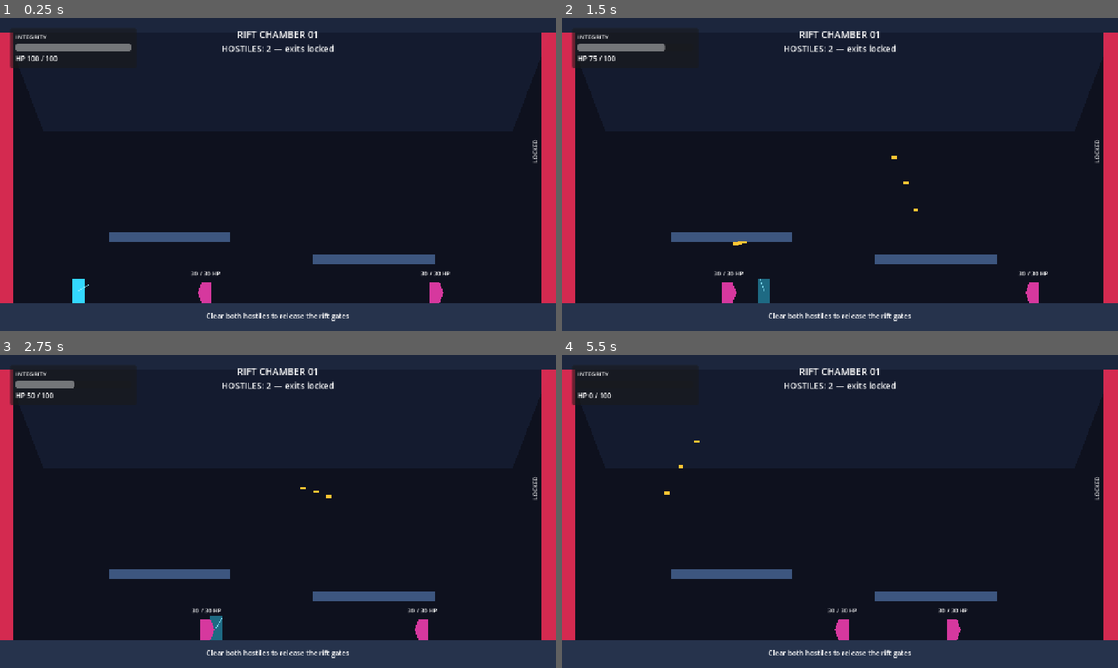
Above: before the commit, frames 1-4 (two rows, left to right).
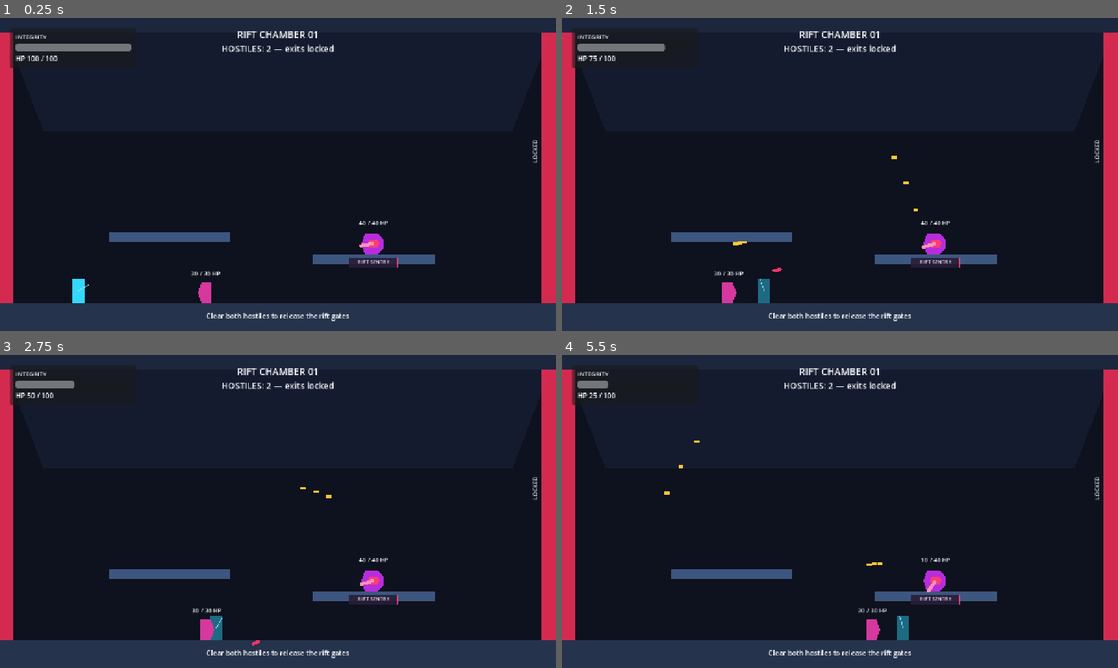
Above: after the commit, the same moments.

Repository: YangYuS8/riftwire
Game: Godot game, scene res://game/dungeon/rooms/rift_chamber_01.tscn
Same seed, same stepped clock (60 frames per second), same inputs: the game is played once before the commit and once after it.
Inputs (mouse positions are in pixels of both pictures, inside the frame that each line leads up to):
- Up to frame 1 (0.25 s): no input
- Up to frame 2 (1.5 s): tap Enter at 0.5 s; move the mouse to (962, 158) at 0.52 s; hold D (move_right) from 0.53 s (still down); click (962, 158) at 0.6 s; tap Space (jump) at 0.77 s; move the mouse to (728, 190) at 1.27 s; click (728, 190) at 1.35 s
- Up to frame 3 (2.75 s): tap Space (jump) at 1.52 s; move the mouse to (333, 442) at 2.02 s; release D (move_right) at 2.03 s; hold A (move_left) from 2.03 s (still down); tap 1 at 2.1 s; click (333, 442) at 2.3 s
- Up to frame 4 (5.5 s): move the mouse to (812, 574) at 2.77 s; release A (move_left) at 2.78 s; hold D (move_right) 2.78-4.28 s; tap 2 at 2.85 s; tap Space (jump) at 3.02, 3.77, 4.52 s; click (812, 574) at 3.05 s; move the mouse to (1006, 558) at 3.52 s; tap 3 at 3.6 s; click (1006, 558) at 3.8 s; move the mouse to (673, 464) at 4.27 s; hold A (move_left) 4.28-5.03 s; tap 4 at 4.35 s; click (673, 464) at 4.55 s; move the mouse to (867, 511) at 5.02 s; hold D (move_right) from 5.03 s (still down); tap 5 at 5.1 s; click (867, 511) at 5.3 s

The runs differ from the first frame. In frame 1, 0.6% of the frame differs, in the area x 62-81%, y 64-92%; in frame 2, 0.7%; in frame 3, 0.7%; in frame 4, 1.4%, in the area x 2-73%, y 8-92%.

Commit message:
feat: add ranged Rift Sentry enemy

Diff:
--- /dev/null
+++ b/game/actors/enemies/rift_sentry/rift_sentry.gd
@@ -0,0 +1,181 @@
+extends StaticBody2D
+class_name RiftSentry
+
+signal destroyed
+signal projectile_fired(projectile: BaseProjectile)
+
+@export_range(1.0, 1000000.0, 1.0, "or_greater") var maximum_health: float = 40.0
+@export_range(1.0, 5000.0, 1.0, "or_greater") var engagement_range: float = 760.0
+@export_range(0.05, 30.0, 0.01, "or_greater") var fire_interval_seconds: float = 1.4
+@export_range(0.0, 30.0, 0.01, "or_greater") var initial_fire_delay_seconds: float = 0.7
+@export_range(0.0, 5000.0, 1.0, "or_greater") var projectile_speed: float = 420.0
+@export_range(0.0, 30.0, 0.01, "or_greater") var projectile_lifetime_seconds: float = 2.5
+@export_range(0.0, 1000000.0, 0.1, "or_greater") var projectile_damage: float = 18.0
+@export var projectile_scene: PackedScene = preload(
+	"res://game/combat/projectiles/enemy_projectile.tscn"
+)
+
+@onready var _health_component: HealthComponent = $HealthComponent
+@onready var _hurtbox: Hurtbox = $Hurtbox
+@onready var _barrel: Node2D = $Barrel
+@onready var _muzzle: Marker2D = $Barrel/Muzzle
+@onready var _health_label: Label = $HealthLabel
+
+var _fire_model: SentryFireModel
+var _target: Node2D
+var _destroyed: bool = false
+
+
+func _ready() -> void:
+	_health_component.configure(maximum_health)
+	_hurtbox.set_health_component(_health_component)
+	_health_component.health_changed.connect(_on_health_changed)
+	_health_component.depleted.connect(_on_depleted)
+	_fire_model = SentryFireModel.new(
+		fire_interval_seconds,
+		initial_fire_delay_seconds
+	)
+	_acquire_player_target()
+	_update_health_label()
+	_update_aim()
+
+
+func _physics_process(delta: float) -> void:
+	simulate_behavior(delta)
+
+
+func simulate_behavior(delta: float) -> void:
+	assert(delta >= 0.0, "Rift sentry simulation delta cannot be negative.")
+	if _destroyed:
+		return
+	_ensure_fire_model()
+	if not _has_valid_target():
+		_acquire_player_target()
+
+	var target_active := _is_target_in_range()
+	if target_active:
+		_update_aim()
+	if _fire_model.advance(delta, target_active):
+		fire_once()
+
+
+func fire_once() -> BaseProjectile:
+	if _destroyed or projectile_scene == null or not _is_target_in_range():
+		return null
+	var direction := _target.global_position - _muzzle.global_position
+	if direction.length_squared() <= 0.000001:
+		return null
+
+	var projectile := projectile_scene.instantiate() as BaseProjectile
+	if projectile == null:
+		return null
+	var projectile_parent := get_parent()
+	if projectile_parent == null:
+		projectile.free()
+		return null
+
+	projectile_parent.add_child(projectile)
+	projectile.global_position = _muzzle.global_position
+	projectile.rotation = direction.angle()
+	projectile.configure(
+		direction,
+		projectile_speed,
+		projectile_lifetime_seconds,
+		projectile_damage
+	)
+	projectile_fired.emit(projectile)
+	return projectile
+
+
+func set_target(target: Node2D) -> void:
+	_target = target
+	_ensure_fire_model()
+	_fire_model.reset()
+	_update_aim()
+
+
+func get_target() -> Node2D:
+	return _target
+
+
+func get_health_component() -> HealthComponent:
+	return _health_component
+
+
+func get_hurtbox() -> Hurtbox:
+	return _hurtbox
+
+
+func get_fire_model() -> SentryFireModel:
+	_ensure_fire_model()
+	return _fire_model
+
+
+func is_destroyed() -> bool:
+	return _destroyed
+
+
+func _ensure_fire_model() -> void:
+	if _fire_model == null:
+		_fire_model = SentryFireModel.new(
+			fire_interval_seconds,
+			initial_fire_delay_seconds
+		)
+
+
+func _acquire_player_target() -> void:
+	if not is_inside_tree():
+		return
+	var candidate := get_tree().get_first_node_in_group("player")
+	if candidate is Node2D:
+		_target = candidate as Node2D
+
+
+func _has_valid_target() -> bool:
+	if _target == null or not is_instance_valid(_target) or not _target.is_inside_tree():
+		return false
+	if _target is RiftwirePlayer and (_target as RiftwirePlayer).is_defeated():
+		return false
+	return true
+
+
+func _is_target_in_range() -> bool:
+	if not _has_valid_target():
+		return false
+	return global_position.distance_to(_target.global_position) <= engagement_range
+
+
+func _update_aim() -> void:
+	if _barrel == null or _muzzle == null or not _has_valid_target():
+		return
+	var direction := _target.global_position - global_position
+	if direction.length_squared() <= 0.000001:
+		return
+	_barrel.rotation = direction.angle()
+
+
+func _on_health_changed(
+	_previous_health: float,
+	_current_health: float,
+	_maximum_health: float
+) -> void:
+	_update_health_label()
+
+
+func _on_depleted() -> void:
+	if _destroyed:
+		return
+	_destroyed = true
+	set_physics_process(false)
+	_hurtbox.set_deferred("monitorable", false)
+	destroyed.emit()
+	queue_free()
+
+
+func _update_health_label() -> void:
+	if _health_label == null:
+		return
+	_health_label.text = "%d / %d HP" % [
+		int(round(_health_component.current_health)),
+		int(round(_health_component.maximum_health)),
+	]
--- /dev/null
+++ b/game/actors/enemies/rift_sentry/rift_sentry.tscn
@@ -0,0 +1,84 @@
+[gd_scene load_steps=7 format=3]
+
+[ext_resource type="Script" path="res://game/actors/enemies/rift_sentry/rift_sentry.gd" id="1_sentry"]
+[ext_resource type="Script" path="res://game/combat/health/health_component.gd" id="2_health"]
+[ext_resource type="Script" path="res://game/combat/damage/hurtbox.gd" id="3_hurtbox"]
+
+[sub_resource type="RectangleShape2D" id="RectangleShape2D_body"]
+size = Vector2(40, 48)
+
+[sub_resource type="RectangleShape2D" id="RectangleShape2D_hurtbox"]
+size = Vector2(44, 52)
+
+[sub_resource type="StyleBoxFlat" id="StyleBoxFlat_charge"]
+bg_color = Color(0.16, 0.11, 0.22, 0.9)
+border_width_left = 1
+border_width_top = 1
+border_width_right = 1
+border_width_bottom = 1
+border_color = Color(1, 0.28, 0.48, 0.8)
+
+[node name="RiftSentry" type="StaticBody2D"]
+collision_layer = 8
+collision_mask = 0
+script = ExtResource("1_sentry")
+maximum_health = 40.0
+engagement_range = 760.0
+fire_interval_seconds = 1.4
+initial_fire_delay_seconds = 0.7
+projectile_speed = 420.0
+projectile_lifetime_seconds = 2.5
+projectile_damage = 18.0
+
+[node name="CollisionShape2D" type="CollisionShape2D" parent="."]
+shape = SubResource("RectangleShape2D_body")
+
+[node name="Visual" type="Polygon2D" parent="."]
+polygon = PackedVector2Array(-20, -24, 10, -24, 22, -12, 22, 12, 10, 24, -20, 24, -28, 0)
+color = Color(0.72, 0.18, 0.86, 1)
+
+[node name="Core" type="Polygon2D" parent="."]
+polygon = PackedVector2Array(-9, -9, 9, -9, 13, 0, 9, 9, -9, 9, -13, 0)
+color = Color(1, 0.24, 0.46, 1)
+
+[node name="Barrel" type="Node2D" parent="."]
+
+[node name="Beam" type="Polygon2D" parent="Barrel"]
+polygon = PackedVector2Array(0, -4, 30, -4, 34, 0, 30, 4, 0, 4)
+color = Color(1, 0.58, 0.72, 1)
+
+[node name="Muzzle" type="Marker2D" parent="Barrel"]
+position = Vector2(34, 0)
+
+[node name="HealthComponent" type="Node" parent="."]
+script = ExtResource("2_health")
+maximum_health = 40.0
+
+[node name="Hurtbox" type="Area2D" parent="."]
+collision_layer = 2
+collision_mask = 0
+monitoring = false
+monitorable = true
+script = ExtResource("3_hurtbox")
+
+[node name="CollisionShape2D" type="CollisionShape2D" parent="Hurtbox"]
+shape = SubResource("RectangleShape2D_hurtbox")
+
+[node name="HealthLabel" type="Label" parent="."]
+offset_left = -52.0
+offset_top = -58.0
+offset_right = 52.0
+offset_bottom = -34.0
+theme_override_font_sizes/font_size = 14
+text = "40 / 40 HP"
+horizontal_alignment = 1
+
+[node name="RoleLabel" type="Label" parent="."]
+offset_left = -56.0
+offset_top = 32.0
+offset_right = 56.0
+offset_bottom = 56.0
+theme_override_styles/normal = SubResource("StyleBoxFlat_charge")
+theme_override_font_sizes/font_size = 12
+text = "RIFT SENTRY"
+horizontal_alignment = 1
--- /dev/null
+++ b/game/actors/enemies/rift_sentry/sentry_fire_model.gd
@@ -0,0 +1,50 @@
+extends RefCounted
+class_name SentryFireModel
+
+var fire_interval_seconds: float = 1.4
+var initial_delay_seconds: float = 0.7
+var _cooldown_remaining_seconds: float = 0.7
+
+
+func _init(
+	p_fire_interval_seconds: float = 1.4,
+	p_initial_delay_seconds: float = 0.7
+) -> void:
+	configure(p_fire_interval_seconds, p_initial_delay_seconds)
+
+
+func configure(
+	p_fire_interval_seconds: float,
+	p_initial_delay_seconds: float
+) -> void:
+	assert(p_fire_interval_seconds > 0.0, "Sentry fire interval must be positive.")
+	assert(p_initial_delay_seconds >= 0.0, "Sentry initial fire delay cannot be negative.")
+	fire_interval_seconds = maxf(0.001, p_fire_interval_seconds)
+	initial_delay_seconds = maxf(0.0, p_initial_delay_seconds)
+	reset()
+
+
+func advance(delta: float, target_active: bool) -> bool:
+	assert(delta >= 0.0, "Sentry fire simulation delta cannot be negative.")
+	if not target_active:
+		reset()
+		return false
+	if delta <= 0.0:
+		return false
+
+	_cooldown_remaining_seconds -= delta
+	if _cooldown_remaining_seconds > 0.0:
+		return false
+
+	_cooldown_remaining_seconds += fire_interval_seconds
+	if _cooldown_remaining_seconds <= 0.0:
+		_cooldown_remaining_seconds = fire_interval_seconds
+	return true
+
+
+func reset() -> void:
+	_cooldown_remaining_seconds = initial_delay_seconds
+
+
+func get_remaining_seconds() -> float:
+	return maxf(0.0, _cooldown_remaining_seconds)
--- /dev/null
+++ b/game/combat/projectiles/enemy_projectile.tscn
@@ -0,0 +1,20 @@
+[gd_scene load_steps=3 format=3]
+
+[ext_resource type="Script" path="res://game/combat/projectiles/base_projectile.gd" id="1_projectile"]
+
+[sub_resource type="CircleShape2D" id="CircleShape2D_projectile"]
+radius = 5.0
+
+[node name="EnemyProjectile" type="Area2D"]
+collision_layer = 0
+collision_mask = 4
+monitoring = true
+monitorable = false
+script = ExtResource("1_projectile")
+
+[node name="CollisionShape2D" type="CollisionShape2D" parent="."]
+shape = SubResource("CircleShape2D_projectile")
+
+[node name="Visual" type="Polygon2D" parent="."]
+polygon = PackedVector2Array(-8, -4, 7, -4, 11, 0, 7, 4, -8, 4, -12, 0)
+color = Color(1, 0.2, 0.42, 1)
--- a/game/dungeon/rooms/rift_chamber_01.tscn
+++ b/game/dungeon/rooms/rift_chamber_01.tscn
@@ -1,10 +1,11 @@
-[gd_scene load_steps=10 format=3]
+[gd_scene load_steps=11 format=3]
 
 [ext_resource type="PackedScene" path="res://game/actors/player/player.tscn" id="1_player"]
 [ext_resource type="PackedScene" path="res://game/actors/enemies/patrol_enemy/patrol_enemy.tscn" id="2_enemy"]
 [ext_resource type="PackedScene" path="res://game/ui/player_health_hud.tscn" id="3_health_hud"]
 [ext_resource type="PackedScene" path="res://game/dungeon/rooms/encounter_gate.tscn" id="4_gate"]
 [ext_resource type="Script" path="res://game/dungeon/encounters/encounter_controller.gd" id="5_encounter"]
+[ext_resource type="PackedScene" path="res://game/actors/enemies/rift_sentry/rift_sentry.tscn" id="6_sentry"]
 
 [sub_resource type="RectangleShape2D" id="RectangleShape2D_floor"]
 size = Vector2(1280, 64)
@@ -132,10 +133,8 @@
 patrol_half_width = 120.0
 initial_direction = -1
 
-[node name="RightPatrol" parent="Enemies" instance=ExtResource("2_enemy")]
-position = Vector2(980, 624)
-patrol_half_width = 120.0
-initial_direction = 1
+[node name="RightSentry" parent="Enemies" instance=ExtResource("6_sentry")]
+position = Vector2(860, 519)
 
 [node name="EncounterController" type="Node" parent="."]
 script = ExtResource("5_encounter")
--- a/tests/integration/dungeon/test_rift_chamber_01.gd
+++ b/tests/integration/dungeon/test_rift_chamber_01.gd
@@ -17,7 +17,7 @@
 	player.set_physics_process(false)
 	var enemy_container := room.get_node("Enemies")
 	var left_enemy := enemy_container.get_node("LeftPatrol") as PatrolEnemy
-	var right_enemy := enemy_container.get_node("RightPatrol") as PatrolEnemy
+	var right_enemy := enemy_container.get_node("RightSentry") as RiftSentry
 	left_enemy.set_physics_process(false)
 	right_enemy.set_physics_process(false)
 	var controller := room.get_node("EncounterController") as EncounterController
@@ -25,6 +25,8 @@
 	var right_gate := room.get_node("RightGate") as EncounterGate
 	var status := room.get_node("CombatHud/Root/EncounterStatus") as Label
 
+	assert_not_null(left_enemy)
+	assert_not_null(right_enemy)
 	assert_eq(controller.get_remaining_enemy_count(), 2)
 	assert_false(controller.is_completed())
 	assert_true(left_gate.is_locked())
--- /dev/null
+++ b/tests/integration/enemies/test_rift_sentry_scene.gd
@@ -0,0 +1,92 @@
+extends GutTest
+
+const SENTRY_SCENE: PackedScene = preload(
+	"res://game/actors/enemies/rift_sentry/rift_sentry.tscn"
+)
+const PLAYER_SCENE: PackedScene = preload(
+	"res://game/actors/player/player.tscn"
+)
+
+
+func test_scene_composes_existing_health_and_hurtbox_contracts() -> void:
+	var world := Node2D.new()
+	add_child_autofree(world)
+	var sentry := SENTRY_SCENE.instantiate() as RiftSentry
+	world.add_child(sentry)
+	sentry.set_physics_process(false)
+
+	assert_almost_eq(sentry.get_health_component().maximum_health, 40.0, 0.001)
+	assert_eq(
+		sentry.get_hurtbox().get_health_component(),
+		sentry.get_health_component()
+	)
+	assert_false(sentry.is_destroyed())
+
+
+func test_fire_once_spawns_player_hurtbox_projectile_and_applies_damage() -> void:
+	var world := Node2D.new()
+	add_child_autofree(world)
+	var player := PLAYER_SCENE.instantiate() as RiftwirePlayer
+	player.position = Vector2(100, 100)
+	world.add_child(player)
+	player.set_physics_process(false)
+	var sentry := SENTRY_SCENE.instantiate() as RiftSentry
+	sentry.position = Vector2(300, 100)
+	world.add_child(sentry)
+	sentry.set_physics_process(false)
+	sentry.set_target(player)
+
+	var projectile := sentry.fire_once()
+	assert_not_null(projectile)
+	assert_eq(projectile.collision_mask, 4)
+	assert_eq(projectile.travel_direction, Vector2.LEFT)
+	assert_almost_eq(projectile.speed, 420.0, 0.001)
+	assert_almost_eq(projectile.lifetime_remaining, 2.5, 0.001)
+	assert_almost_eq(projectile.damage, 18.0, 0.001)
+
+	var applied_damage := projectile.resolve_hit(player.get_hurtbox())
+	assert_almost_eq(applied_damage, 18.0, 0.001)
+	assert_almost_eq(player.get_health_component().current_health, 82.0, 0.001)
+
+
+func test_sentry_does_not_fire_without_a_valid_in_range_target() -> void:
+	var world := Node2D.new()
+	add_child_autofree(world)
+	var sentry := SENTRY_SCENE.instantiate() as RiftSentry
+	world.add_child(sentry)
+	sentry.set_physics_process(false)
+	var fired_projectiles: Array[BaseProjectile] = []
+	sentry.projectile_fired.connect(
+		func(projectile: BaseProjectile) -> void:
+			fired_projectiles.append(projectile)
+	)
+
+	sentry.simulate_behavior(5.0)
+	assert_eq(fired_projectiles.size(), 0)
+
+	var player := PLAYER_SCENE.instantiate() as RiftwirePlayer
+	player.position = Vector2(2000, 0)
+	world.add_child(player)
+	player.set_physics_process(false)
+	sentry.set_target(player)
+	sentry.simulate_behavior(5.0)
+	assert_eq(fired_projectiles.size(), 0)
+
+
+func test_lethal_damage_emits_destroyed_once_and_queues_sentry_for_removal() -> void:
+	var world := Node2D.new()
+	add_child_autofree(world)
+	var sentry := SENTRY_SCENE.instantiate() as RiftSentry
+	world.add_child(sentry)
+	sentry.set_physics_process(false)
+	var destroyed_events: Array[bool] = []
+	sentry.destroyed.connect(
+		func() -> void:
+			destroyed_events.append(true)
+	)
+
+	sentry.get_health_component().apply_damage(1000.0)
+	sentry.get_health_component().apply_damage(1000.0)
+	assert_true(sentry.is_destroyed())
+	assert_true(sentry.is_queued_for_deletion())
+	assert_eq(destroyed_events.size(), 1)
--- /dev/null
+++ b/tests/unit/enemies/test_sentry_fire_model.gd
@@ -0,0 +1,42 @@
+extends GutTest
+
+
+func test_initial_delay_and_repeat_interval_are_deterministic() -> void:
+	var model := SentryFireModel.new(1.0, 0.5)
+
+	assert_false(model.advance(0.25, true))
+	assert_true(model.advance(0.25, true))
+	assert_almost_eq(model.get_remaining_seconds(), 1.0, 0.000001)
+	assert_false(model.advance(0.5, true))
+	assert_true(model.advance(0.5, true))
+	assert_almost_eq(model.get_remaining_seconds(), 1.0, 0.000001)
+
+
+func test_inactive_target_resets_the_initial_telegraph_delay() -> void:
+	var model := SentryFireModel.new(1.0, 0.5)
+
+	assert_false(model.advance(0.4, true))
+	assert_false(model.advance(0.1, false))
+	assert_almost_eq(model.get_remaining_seconds(), 0.5, 0.000001)
+	assert_false(model.advance(0.49, true))
+	assert_true(model.advance(0.02, true))
+
+
+func test_fixed_activity_sequence_repeats_exactly() -> void:
+	var first := SentryFireModel.new(0.8, 0.3)
+	var second := SentryFireModel.new(0.8, 0.3)
+	var deltas := [0.1, 0.2, 0.4, 0.15, 0.25, 0.5, 0.1, 0.3]
+	var active := [true, true, true, false, true, true, true, true]
+	var first_fires: Array[bool] = []
+	var second_fires: Array[bool] = []
+
+	for index in range(deltas.size()):
+		first_fires.append(first.advance(deltas[index], active[index]))
+		second_fires.append(second.advance(deltas[index], active[index]))
+		assert_almost_eq(
+			first.get_remaining_seconds(),
+			second.get_remaining_seconds(),
+			0.000001
+		)
+
+	assert_eq(first_fires, second_fires)
